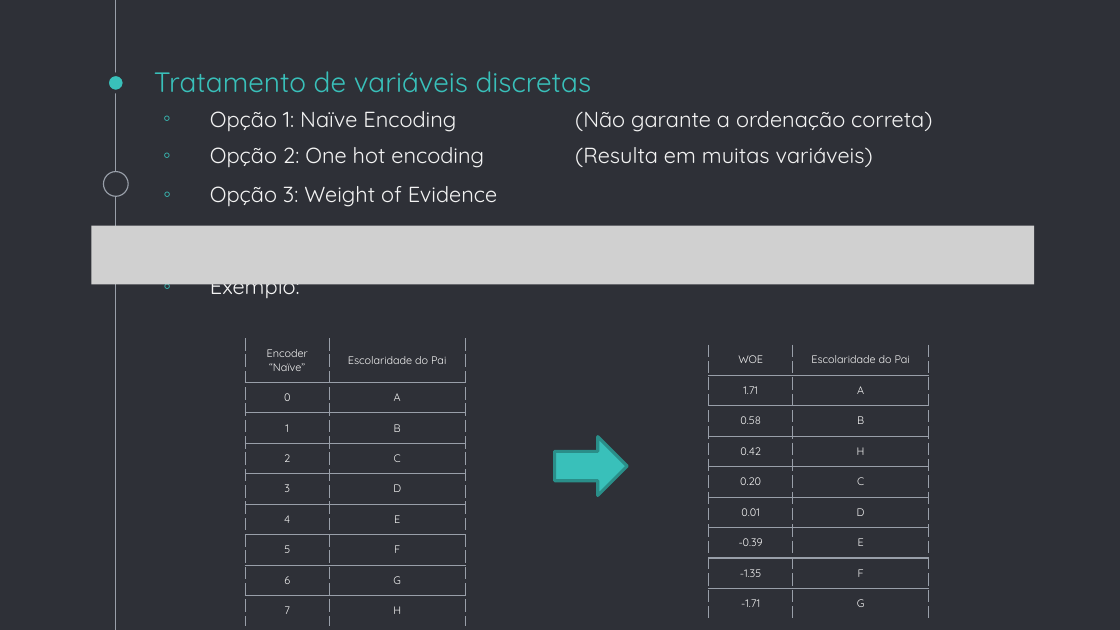
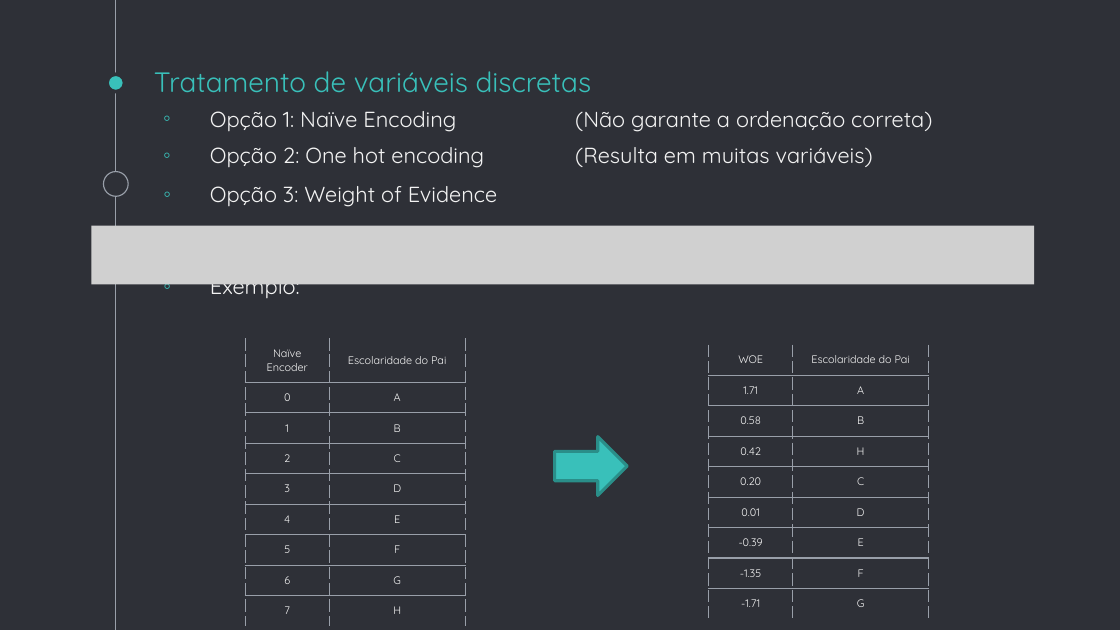
Before and after one commit to gustavomccoelho/ENEM-Test-Performance-Prediction, a slide deck: slide 24 of Apresentacao_Previsao_de_Desempenho_ENEM.pptx. Drawn at 1120x630 pixels with LibreOffice and Linux fonts; fonts in the diff are those of the drawing; grey boxes stand for pictures. Boxes give left, top, right and bottom in pixels: in the first picture for what was removed or moved away, otherwise in the second. Text is boxed around its words. In the diff, an @@ line names an element or a change of style, - is before the commit and + after.

```diff
--- a/Apresentacao_Previsao_de_Desempenho_ENEM.pptx
+++ b/Apresentacao_Previsao_de_Desempenho_ENEM.pptx
@@ table at <box>245,338,465,620</box> @@
-row 1, column 1: Encoder “Naïve”
+row 1, column 1: Naïve Encoder
```
Also in this commit, not shown: 2 other slides changed.
